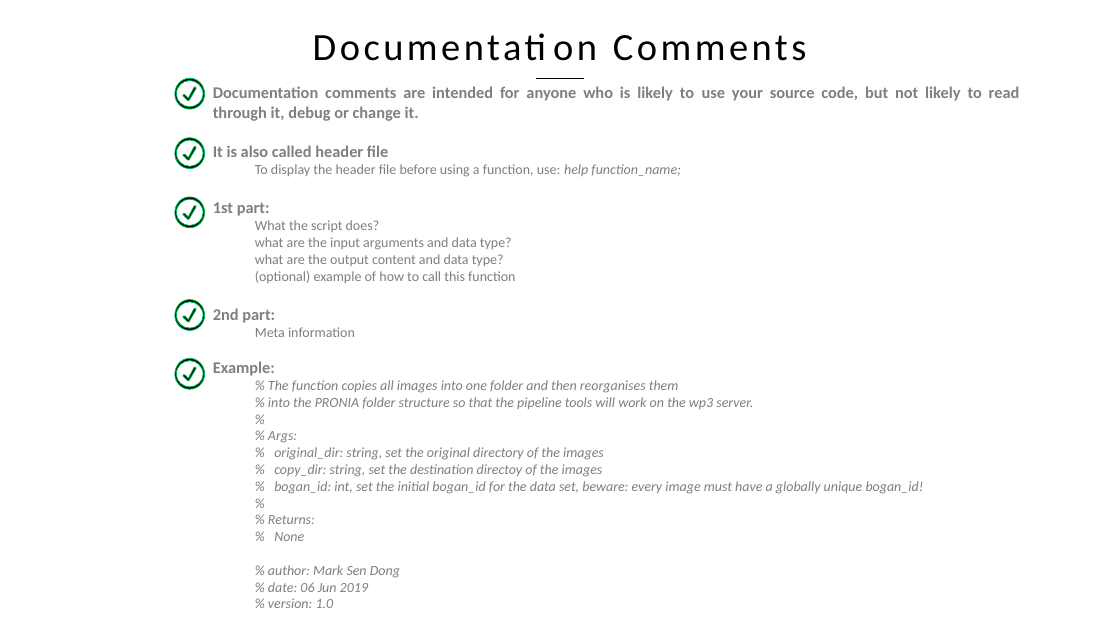
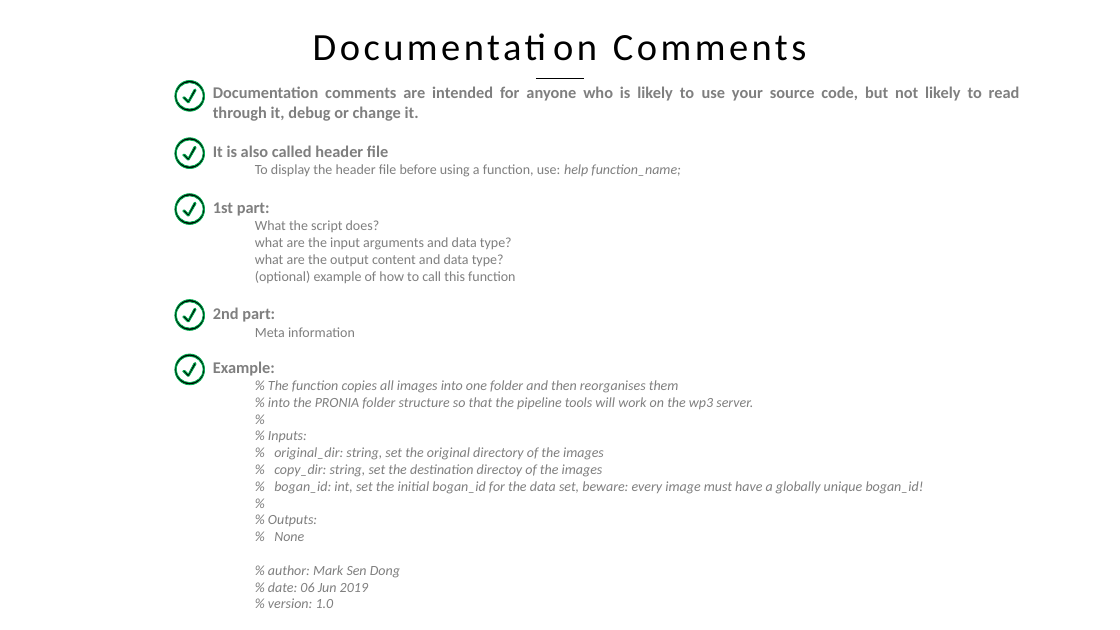
Before and after one commit to MarkSenDong/Code_Standardization, a slide deck: slide 18 of matlab_coding_standardisation.pptx. Drawn at 1120x630 pixels with LibreOffice and Linux fonts; fonts in the diff are those of the drawing; background and template pictures are left out. Boxes give left, top, right and bottom in pixels: in the first picture for what was removed or moved away, otherwise in the second. Text is boxed around its words. In the diff, an @@ line names an element or a change of style, - is before the commit and + after.

```diff
--- a/matlab_coding_standardisation.pptx
+++ b/matlab_coding_standardisation.pptx
@@ freeform shape at (x1=175, y1=81, x2=204, y2=112): outline redrawn @@
@@ freeform shape at (x1=175, y1=194, x2=204, y2=225): outline redrawn @@
@@ freeform shape moved from (x1=175, y1=359, x2=204, y2=390) to (x1=175, y1=355, x2=204, y2=386) @@
@@ text at (x1=268, y1=431, x2=307, y2=442): text changed @@
-  % Args:
+  % Inputs:
@@ text at (x1=268, y1=515, x2=317, y2=526): text changed @@
-  % Returns:
+  % Outputs:
```
